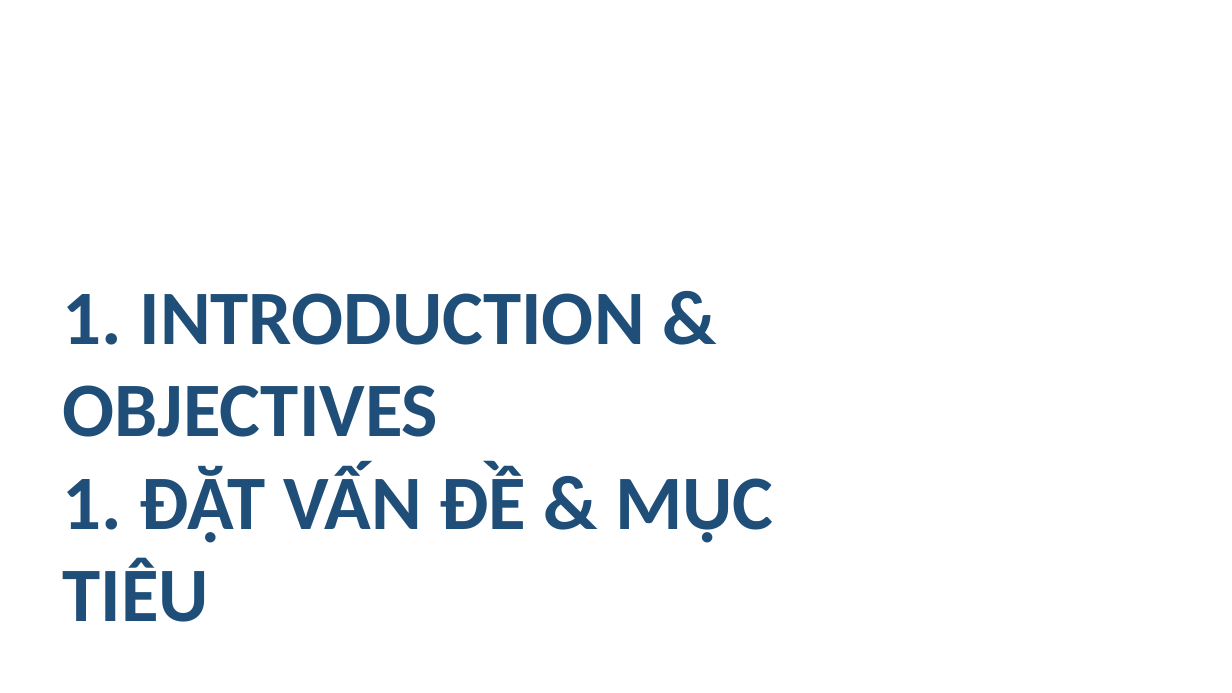
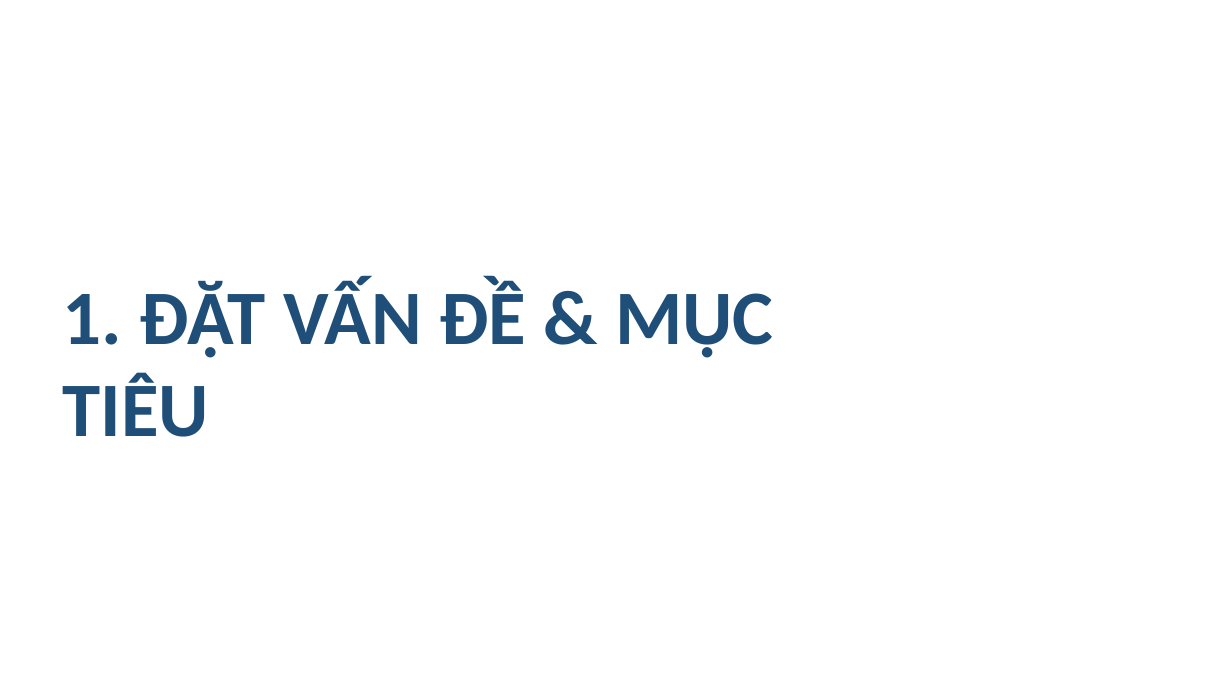
Before and after one commit to Theta2414/Controlling-Robot-Car, a slide deck: slide 2 of Presentation/EmbeddedC.pptx. Drawn at 1232x693 pixels with LibreOffice and Linux fonts; fonts in the diff are those of the drawing; background and template pictures are left out. Boxes give left, top, right and bottom in pixels: in the first picture for what was removed or moved away, otherwise in the second. Text is boxed around its words. In the diff, an @@ line names an element or a change of style, - is before the commit and + after.

```diff
--- a/Presentation/EmbeddedC.pptx
+++ b/Presentation/EmbeddedC.pptx
@@ title at <box>63,293,645,437</box>: paragraph removed @@
-1. INTRODUCTION & OBJECTIVES
```
Also in this commit, not shown: 15 other slides changed, 1 slide removed, 31 other files.
